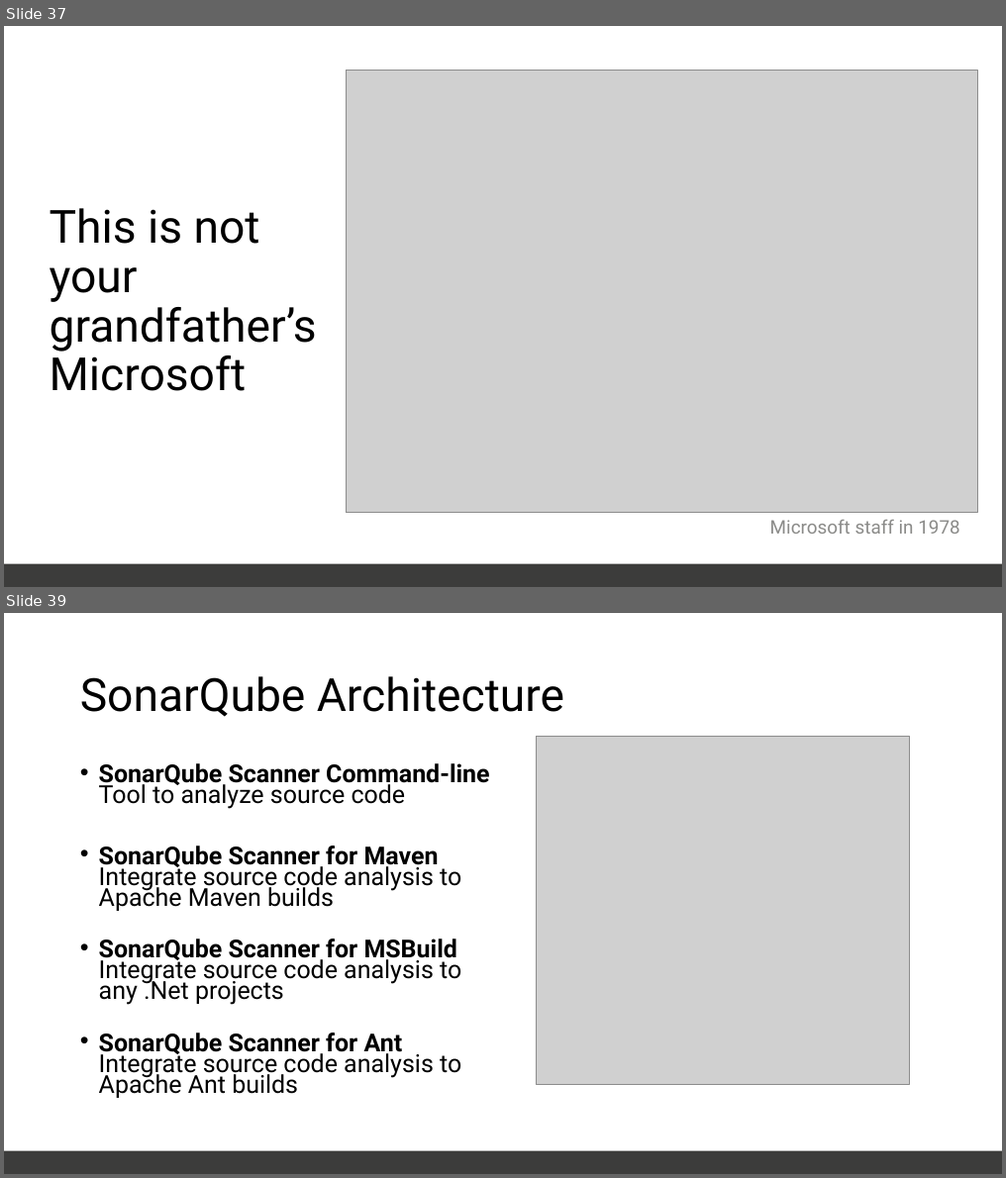
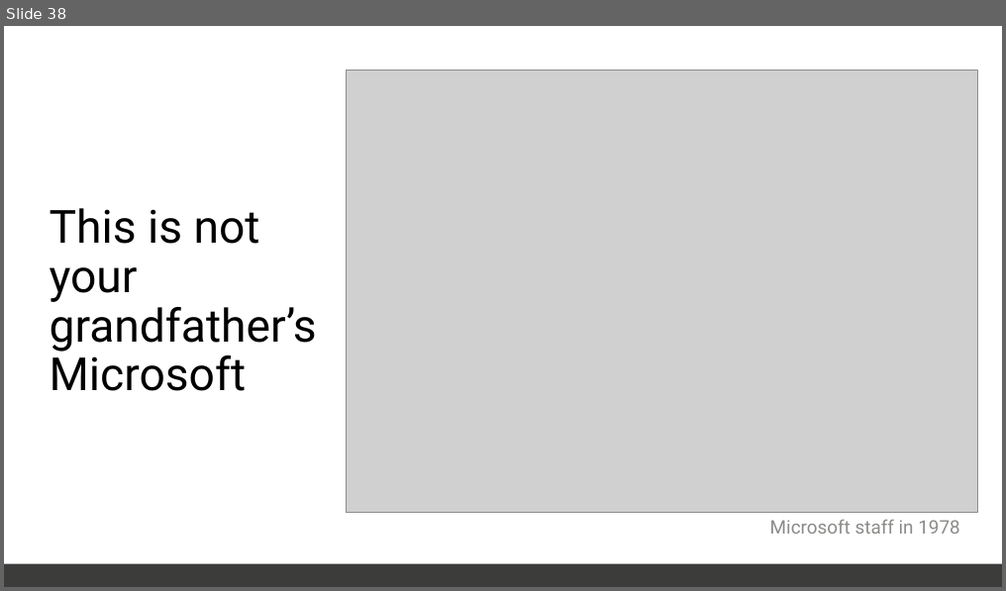
Before and after one commit to SannioEvolution/Material, a slide deck: 11 - Putting it all together, Technical Debt.pptx. Shown one above the other, each under a label of ours: slides 37 and 39 before the commit, slide 38 after it; the slides between them are not shown. The pictures are 1006x1178 and 1006x591 pixels, drawn with LibreOffice and Linux fonts; fonts in the diff are those of the drawing; grey boxes stand for pictures. Boxes give left, top, right and bottom in pixels: in the first picture for what was removed or moved away, otherwise in the second. Text is boxed around its words. In the diff, an @@ line names an element or a change of style, - is before the commit and + after.

```diff
--- a/11 - Putting it all together, Technical Debt.pptx
+++ b/11 - Putting it all together, Technical Debt.pptx
@@ slide 39 removed at <box>4,613,1002,1174</box>, background #FFFFFF; not listed: 1 template element that a slide beside it also shows @@
@@ title removed at <box>80,676,564,717</box> @@
-SonarQube Architecture
@@ picture removed at <box>537,737,910,1085</box> @@
@@ text removed at <box>99,763,490,1098</box> @@
-• SonarQube Scanner Command-line Tool to analyze source code
-• SonarQube Scanner for Maven Integrate source code analysis to Apache Maven builds
-• SonarQube Scanner for MSBuild Integrate source code analysis to any .Net projects
-• SonarQube Scanner for Ant
-  Integrate source code analysis to Apache Ant builds
@@ what was slide 37 is now slide 38 @@
```
Also in this commit, not shown: 1 slide changed, 22 slides added, 16 other slides removed, 23 other files.
